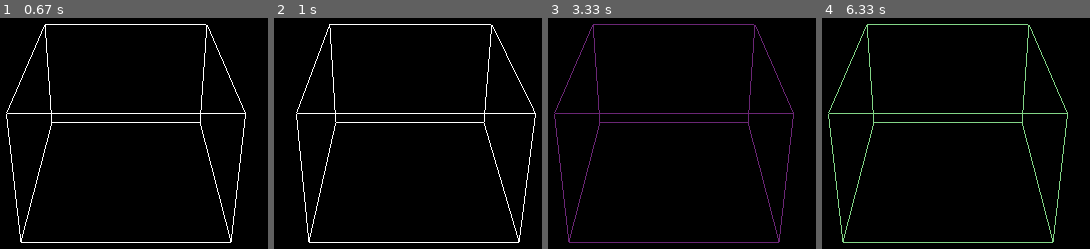
Above: before the commit, frames 1-4 (left to right).
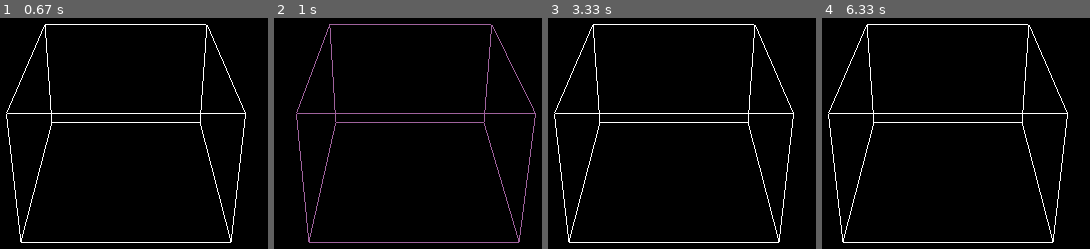
Above: after the commit, the same moments.

Repository: qcjames53/AnnotationTool
Game: pygame game, started from quinn_test_opengl.py
The game is run twice, just before and just after one commit, with the same random seed, the same clock (stepped at 60 frames per second) and the same inputs.
Inputs:
- Up to frame 1 (0.67 s): tap Enter at 0.33 s
- Up to frame 2 (1 s): hold Right from 0.67 s (still down)
- Up to frame 3 (3.33 s): release Right at 1.13 s; tap Delete at 1.17 s; tap Enter at 2.9 s; hold P from 3.23 s (still down); hold Down from 3.23 s (still down); hold S from 3.23 s (still down); tap Space at 3.3 s
- Up to frame 4 (6.33 s): release P at 3.53 s; release Down at 3.53 s; release S at 3.53 s; hold Left 3.9-4.3 s; hold A 3.9-4.3 s; tap Space at 3.97, 4.27 s; tap Backspace at 4.33 s; tap Enter at 6.13 s

Frame 1 is identical in both runs. In frame 2, 2.6% of the frame differs, in the area x 8-98%, y 2-98%; in frame 3, 2.6%, in the area x 2-92%, y 2-98%; in frame 4, 2.6%.

Commit message:
Fixed rotation. Improved visualization and blink timing when swithcing boxes. Fixed obscure oob errors. Began work on image shaders.

Diff:
--- a/quinn_test_opengl.py
+++ b/quinn_test_opengl.py
@@ -10,7 +10,7 @@
 # Constants
 camera_rot = (30, 0)
 box_translation_amount = 0.1
-box_rotation_amount = 2
+box_rotation_amount = 0.1
 box_mod_dimension_amount = 0.1
 box_mod_ctrl_multiplier = 10
 box_blink_speed = 15
@@ -30,6 +30,25 @@
     (5,4),
     (5,7)
     )
+gVShader = """
+              attribute vec4 position;
+              attribute vec2 texture_coordinates;
+             varying vec4 dstColor;
+             varying vec2 v_texture_coordinates;
+
+            void main() {
+                v_texture_coordinates = texture_coordinates;
+                gl_Position = position;
+            }"""
+
+gFShader = """
+            uniform sampler2D texture1;
+            varying vec2 v_texture_coordinates;
+
+            void main() {
+
+                gl_FragColor = texture2D(texture1, v_texture_coordinates);
+            }"""
 
 # Global Variables for PyGame & Data Storage
 boxes = []
@@ -45,13 +64,16 @@
 pygame.display.set_caption("Open GL Test")
 clock = pygame.time.Clock()
 
+#load the shaders
+# todo - LOAD THE SHADERS
+
 # Bounding Box Object Class
 class BoundingBox():
     """
     Documentation is TBD
     """
-    def __init__(self, index, object_type, color_value, position=(0,0,0), rotation=0, width=1.5, height=1, length=2):
-        self.index = index
+    def __init__(self, object_type, color_value, position=(0,0,0), rotation=0, width=1.5, height=1, length=2):
+        #self.index = index
         self.pos = position
         self.pos_init = position
         self.length = length
@@ -71,58 +93,58 @@
         v0_x = self.pos[0] + self.width / 2
         v0_y = self.pos[1]
         v0_z = self.pos[2] - self.length / 2
-        v0_x = self.pos[0] + ((v0_x-self.pos[0]) * math.cos(self.rot) - (v0_z-self.pos[2]) * math.sin(self.rot))
-        v0_z = self.pos[2] + ((v0_z-self.pos[2]) * math.cos(self.rot) + (v0_x-self.pos[0]) * math.sin(self.rot))
-        v0 = (v0_x,v0_y,v0_z)
+        v0_x2 = (self.pos[0] + (((v0_x-self.pos[0]) * math.cos(self.rot)) - ((v0_z-self.pos[2]) * math.sin(self.rot))))
+        v0_z2 = (self.pos[2] + (((v0_z-self.pos[2]) * math.cos(self.rot)) + ((v0_x-self.pos[0]) * math.sin(self.rot))))
+        v0 = (v0_x2,v0_y,v0_z2)
 
         v1_x = self.pos[0] + self.width / 2
         v1_y = self.pos[1] + self.height
         v1_z = self.pos[2] - self.length / 2
-        v1_x = self.pos[0] + ((v1_x-self.pos[0]) * math.cos(self.rot) - (v1_z-self.pos[2]) * math.sin(self.rot))
-        v1_z = self.pos[2] + ((v1_z-self.pos[2]) * math.cos(self.rot) + (v1_x-self.pos[0]) * math.sin(self.rot))
-        v1 = (v1_x, v1_y, v1_z)
+        v1_x2 = self.pos[0] + ((v1_x-self.pos[0]) * math.cos(self.rot) - (v1_z-self.pos[2]) * math.sin(self.rot))
+        v1_z2 = self.pos[2] + ((v1_z-self.pos[2]) * math.cos(self.rot) + (v1_x-self.pos[0]) * math.sin(self.rot))
+        v1 = (v1_x2, v1_y, v1_z2)
 
         v2_x = self.pos[0] - self.width / 2
         v2_y = self.pos[1] + self.height
         v2_z = self.pos[2] - self.length / 2
-        v2_x = self.pos[0] + ((v2_x-self.pos[0]) * math.cos(self.rot) - (v2_z-self.pos[2]) * math.sin(self.rot))
-        v2_z = self.pos[2] + ((v2_z-self.pos[2]) * math.cos(self.rot) + (v2_x-self.pos[0]) * math.sin(self.rot))
-        v2 = (v2_x, v2_y, v2_z)
+        v2_x2 = self.pos[0] + ((v2_x-self.pos[0]) * math.cos(self.rot) - (v2_z-self.pos[2]) * math.sin(self.rot))
+        v2_z2 = self.pos[2] + ((v2_z-self.pos[2]) * math.cos(self.rot) + (v2_x-self.pos[0]) * math.sin(self.rot))
+        v2 = (v2_x2, v2_y, v2_z2)
 
         v3_x = self.pos[0] - self.width / 2
         v3_y = self.pos[1]
         v3_z = self.pos[2] - self.length / 2
-        v3_x = self.pos[0] + ((v3_x-self.pos[0]) * math.cos(self.rot) - (v3_z-self.pos[2]) * math.sin(self.rot))
-        v3_z = self.pos[2] + ((v3_z-self.pos[2]) * math.cos(self.rot) + (v3_x-self.pos[0]) * math.sin(self.rot))
-        v3 = (v3_x, v3_y, v3_z)
+        v3_x2 = self.pos[0] + ((v3_x-self.pos[0]) * math.cos(self.rot) - (v3_z-self.pos[2]) * math.sin(self.rot))
+        v3_z2 = self.pos[2] + ((v3_z-self.pos[2]) * math.cos(self.rot) + (v3_x-self.pos[0]) * math.sin(self.rot))
+        v3 = (v3_x2, v3_y, v3_z2)
 
         v4_x = self.pos[0] + self.width / 2
         v4_y = self.pos[1]
         v4_z = self.pos[2] + self.length / 2
-        v4_x = self.pos[0] + ((v4_x-self.pos[0]) * math.cos(self.rot) - (v4_z-self.pos[2]) * math.sin(self.rot))
-        v4_z = self.pos[2] + ((v4_z-self.pos[2]) * math.cos(self.rot) + (v4_x-self.pos[0]) * math.sin(self.rot))
-        v4 = (v4_x, v4_y, v4_z)
+        v4_x2 = self.pos[0] + ((v4_x-self.pos[0]) * math.cos(self.rot) - (v4_z-self.pos[2]) * math.sin(self.rot))
+        v4_z2 = self.pos[2] + ((v4_z-self.pos[2]) * math.cos(self.rot) + (v4_x-self.pos[0]) * math.sin(self.rot))
+        v4 = (v4_x2, v4_y, v4_z2)
 
         v5_x = self.pos[0] + self.width / 2
         v5_y = self.pos[1] + self.height
         v5_z = self.pos[2] + self.length / 2
-        v5_x = self.pos[0] + ((v5_x-self.pos[0]) * math.cos(self.rot) - (v5_z-self.pos[2]) * math.sin(self.rot))
-        v5_z = self.pos[2] + ((v5_z-self.pos[2]) * math.cos(self.rot) + (v5_x-self.pos[0]) * math.sin(self.rot))
-        v5 = (v5_x, v5_y, v5_z)
+        v5_x2 = self.pos[0] + ((v5_x-self.pos[0]) * math.cos(self.rot) - (v5_z-self.pos[2]) * math.sin(self.rot))
+        v5_z2 = self.pos[2] + ((v5_z-self.pos[2]) * math.cos(self.rot) + (v5_x-self.pos[0]) * math.sin(self.rot))
+        v5 = (v5_x2, v5_y, v5_z2)
 
         v6_x = self.pos[0] - self.width / 2
         v6_y = self.pos[1]
         v6_z = self.pos[2] + self.length / 2
-        v6_x = self.pos[0] + ((v6_x-self.pos[0]) * math.cos(self.rot) - (v6_z-self.pos[2]) * math.sin(self.rot))
-        v6_z = self.pos[2] + ((v6_z-self.pos[2]) * math.cos(self.rot) + (v6_x-self.pos[0]) * math.sin(self.rot))
-        v6 = (v6_x, v6_y, v6_z)
+        v6_x2 = self.pos[0] + ((v6_x-self.pos[0]) * math.cos(self.rot) - (v6_z-self.pos[2]) * math.sin(self.rot))
+        v6_z2 = self.pos[2] + ((v6_z-self.pos[2]) * math.cos(self.rot) + (v6_x-self.pos[0]) * math.sin(self.rot))
+        v6 = (v6_x2, v6_y, v6_z2)
 
         v7_x = self.pos[0] - self.width / 2
         v7_y = self.pos[1] + self.height
         v7_z = self.pos[2] + self.length / 2
-        v7_x = self.pos[0] + ((v7_x-self.pos[0]) * math.cos(self.rot) - (v7_z-self.pos[2]) * math.sin(self.rot))
-        v7_z = self.pos[2] + ((v7_z-self.pos[2]) * math.cos(self.rot) + (v7_x-self.pos[0]) * math.sin(self.rot))
-        v7 = (v7_x, v7_y, v7_z)
+        v7_x2 = self.pos[0] + ((v7_x-self.pos[0]) * math.cos(self.rot) - (v7_z-self.pos[2]) * math.sin(self.rot))
+        v7_z2 = self.pos[2] + ((v7_z-self.pos[2]) * math.cos(self.rot) + (v7_x-self.pos[0]) * math.sin(self.rot))
+        v7 = (v7_x2, v7_y, v7_z2)
 
         self.vertices = (v0, v1, v2, v3, v4, v5, v6, v7)
 
@@ -231,9 +253,9 @@
 def instantiate_box(position=(0,0,0), rotation=0, width=1.5, height=1, length=2, object_type="Car"):
     color_value = (random.random(), random.random(), random.random())
     new_box = BoundingBox(position=position, rotation=rotation, length=length, width=width, height=height,
-                      object_type=object_type, color_value=color_value, index=len(boxes))
+                      object_type=object_type, color_value=color_value)
     global selected_box
-    selected_box = new_box.index
+    selected_box = len(boxes)
     boxes.append(new_box)
 
 
@@ -249,13 +271,21 @@
         if event.type == pygame.KEYDOWN:
             if event.key == pygame.K_RETURN:  # Create New Box
                 instantiate_box()
+                box_blink_frame = 0
+                box_blink_state = True
             if (event.key == pygame.K_DELETE or event.key == pygame.K_BACKSPACE) and len(boxes) > 0:  # Delete Selected Box
-                del boxes[selected_box]
+                boxes.pop(selected_box)
                 selected_box = min(selected_box,len(boxes)-1)  # clamp selected_box to usable range
-            if event.key == pygame.K_PAGEDOWN and selected_box > 0 :  # Select Previous Box
+                box_blink_frame = 0
+                box_blink_state = True
+            if (event.key == pygame.K_PAGEDOWN or event.key == pygame.K_z) and selected_box > 0 :  # Select Previous Box
                 selected_box -= 1
-            if event.key == pygame.K_PAGEUP and selected_box < len(boxes)-1:  # Select Next Box
+                box_blink_frame = 0
+                box_blink_state = True
+            if (event.key == pygame.K_PAGEUP or event.key == pygame.K_x) and selected_box < len(boxes)-1:  # Select Next Box
                 selected_box += 1
+                box_blink_frame = 0
+                box_blink_state = True
             if pygame.key.get_mods() & pygame.KMOD_ALT:  # Toggle Ground Plane Grid Visibility
                 show_ground_plane_grid = not show_ground_plane_grid
             if event.key == pygame.K_SPACE:  # Reset Selected Box
@@ -284,6 +314,8 @@
                 boxes[selected_box].mod_rot(box_mod_dimension_amount * (box_mod_ctrl_multiplier if pygame.key.get_mods() & pygame.KMOD_CTRL else 1))
             if event.key == pygame.K_f:
                 boxes[selected_box].mod_rot(-box_mod_dimension_amount * (box_mod_ctrl_multiplier if pygame.key.get_mods() & pygame.KMOD_CTRL else 1))
+            if event.key == pygame.K_p:
+                print(str(boxes[selected_box].vertices[0][0])+","+str(boxes[selected_box].vertices[0][2]))
 
     glClear(GL_COLOR_BUFFER_BIT | GL_DEPTH_BUFFER_BIT)
 
@@ -292,11 +324,11 @@
         draw_ground_plane_grid(100, 0.5)
         draw_axis()
 
-    for box in boxes:
-        if selected_box == box.index and box_blink_state:
-            draw_bounding_box(box.index, True)
+    for index in range(0,len(boxes)):
+        if selected_box == index and box_blink_state:
+            draw_bounding_box(index, True)
         else:
-            draw_bounding_box(box.index)
+            draw_bounding_box(index)
 
     pygame.display.flip()
     box_blink_frame += 1
